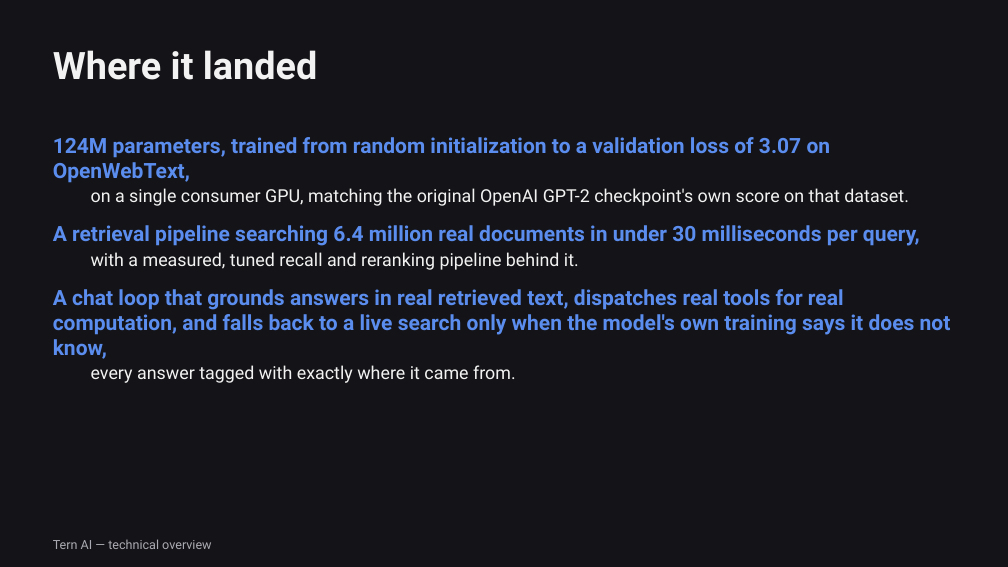
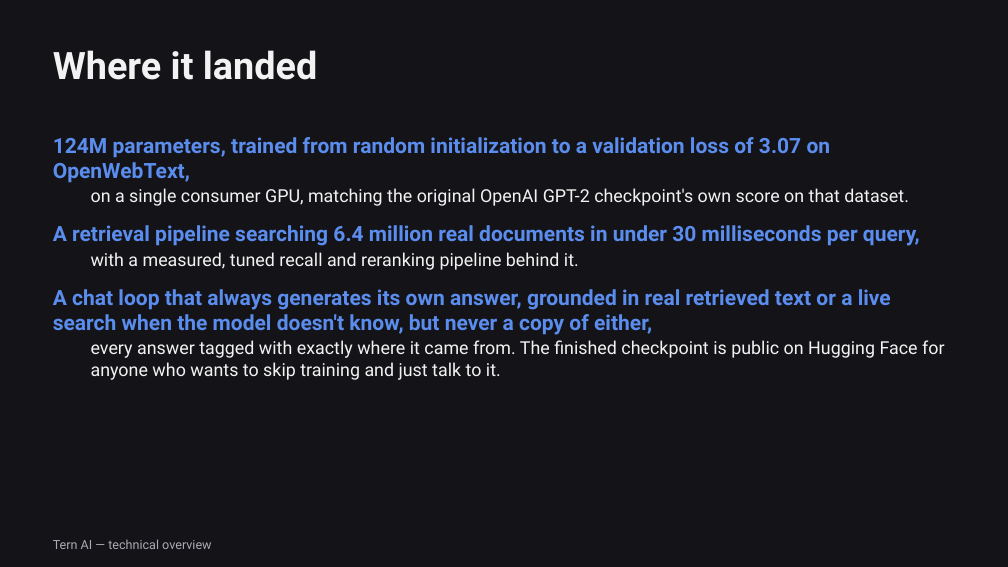
Before and after one commit to MikahNiehaus/Tern_AI, a slide deck: slide 13 of Tern_AI_Technical_Overview.pptx. Drawn at 1008x567 pixels with LibreOffice and Linux fonts; fonts in the diff are those of the drawing. Boxes give left, top, right and bottom in pixels: in the first picture for what was removed or moved away, otherwise in the second. Text is boxed around its words. In the diff, an @@ line names an element or a change of style, - is before the commit and + after.

Commit message:
Enforce prompt truncation, paraphrase gating, docs
Add explicit prompt truncation to preserve the SFT template and avoid generate() cropping the template off the front: implement _truncate_question and _no_context_prompt, update _context_prompt and build_prompt to use them. Add comprehensive tests (TestQuestionFitsTheBlockBudget) to cover oversized questions and boundary cases. Clarify README and video script: publish Hugging Face checkpoint link, document paraphrase-only grounding, best-of-N and nucleus sampling choices, and closed-book behavior. Also include an updated PPTX binary.

```diff
--- a/Tern_AI_Technical_Overview.pptx
+++ b/Tern_AI_Technical_Overview.pptx
@@ text at (x1=53, y1=289, x2=944, y2=380): text changed; size 20 to 17 pt; text colour #5B8DEF to #F2F2F2; bold off @@
-A chat loop that grounds answers in real retrieved text, dispatches real tools for real computation, and falls back to a live search only when the model's own training says it does not know,
-  every answer tagged with exactly where it came from.
+A chat loop that always generates its own answer, grounded in real retrieved text or a live search when the model doesn't know, but never a copy of either,
+  every answer tagged with exactly where it came from. The finished checkpoint is public on Hugging Face for anyone who wants to skip training and just talk to it.
```
Also in this commit, not shown: 2 other slides changed, 4 other files.
